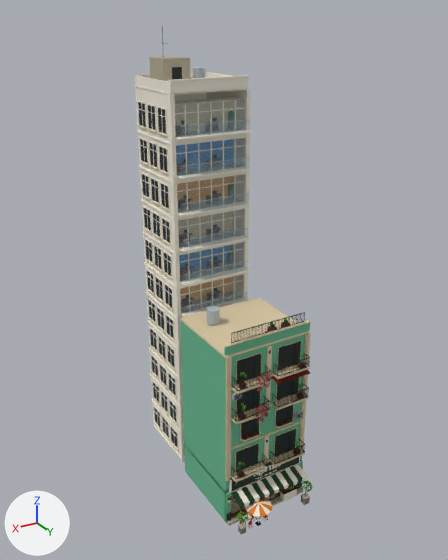
A saved change to the FBX model Assets/PhoViet/Art/Streets/PV_StreetShop01.fbx.
Before and after are seen from a camera (50 mm lens) standing at (26.3, 40.5, 41.9) and looking at (0.3, -2.9, 20.3). The axes (+X, +Y, +Z) are drawn at lower left. The lights are the same throughout. The older version comes first. Objects named as collision shapes, trigger or cutter boxes, shadow casters or lower levels of detail are left out. Where no turn or scale is listed for an object, it has been applied to the vertices. Vertices at exactly the same position are counted once.

The older version as bpy lines, for what is in view:
```python
me_pv_streetshop01_lod0 = bpy.data.meshes.new('PV_StreetShop01_LOD0')
me_pv_streetshop01_lod0.from_pydata(...)  # 26347 vertices, 19484 faces; spans x -4.2..4.2, y -12.5..6.8, z 0.0..41.0
# faces by material slot: [19459, 25]
me_pv_streetshop01_lod0.materials.append(mat_pv_streetatlas)  # picture img_pv_streetpalette_png
me_pv_streetshop01_lod0.materials.append(mat_pv_streetglass)  # cyan #99c4d6
ob_pv_streetshop01_lod0 = bpy.data.objects.new('PV_StreetShop01_LOD0', me_pv_streetshop01_lod0)
ob_pv_streetshop01_lod0.location = (0.0, 0.0, 0.0)
```
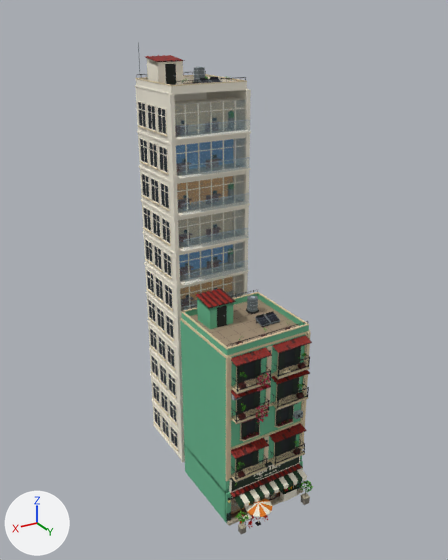
What differs and where, as boxes [x1, y1, x2, y2] in the pictures (448 x 560 px; the box of a moved part takes in the faces that stretch with it):
```json
{"object": "PV_StreetShop01_LOD0", "change": "reshaped", "before": [135, 28, 313, 534], "after": [135, 42, 313, 534]}
{"part": 1, "of": "me_pv_streetshop01_lod0", "change": "moved or reshaped", "before": [149, 56, 191, 82], "on screen": "not visible afterwards"}
{"part": 2, "of": "me_pv_streetshop01_lod0", "change": "deleted", "before": [137, 28, 311, 479]}
{"part": 3, "of": "me_pv_streetshop01_lod0", "change": "built on", "before": [224, 323, 311, 482], "after": [181, 289, 312, 498]}
{"part": 4, "of": "me_pv_streetshop01_lod0", "change": "cut back", "before": [135, 67, 232, 93], "after": [135, 42, 247, 93]}
{"part": 5, "of": "me_pv_streetshop01_lod0", "change": "surface changed", "after": [236, 357, 310, 475]}
```

Edits to the scene script, one JSON object a line:
```json
{"block": "me_pv_streetshop01_lod0", "where": "# used by ob_pv_streetshop01_lod0; location = (0.0, 0.0, 0.0)"}
{"op": "remove", "block": "me_pv_streetshop01_lod0", "code": "me_pv_streetshop01_lod0.from_pydata(...)  # 26347 vertices, 19484 faces; spans x -4.2..4.2, y -12.5..6.8, z 0.0..41.0"}
{"op": "add", "block": "me_pv_streetshop01_lod0", "code": "me_pv_streetshop01_lod0.from_pydata(...)  # 29773 vertices, 20509 faces; spans x -4.2..4.2, y -12.5..6.8, z 0.0..39.7"}
{"block": "me_pv_streetshop01_lod0", "change": "me_pv_streetshop01_lod0 part 1: the loose piece of 8 vertices spanning x -0.1..2.5, y -11.7..-9.1, z 36.0..38.5 is scaled about its middle by (0.025, 0.025, 0.4), then moved by (2.4, 15.1, -31.7)"}
{"block": "me_pv_streetshop01_lod0", "change": "me_pv_streetshop01_lod0 part 2: 213 loose pieces with 1606 vertices, spanning x -4.2..4.2, y -12.5..4.9, z 5.2..41.0, are deleted"}
{"block": "me_pv_streetshop01_lod0", "change": "me_pv_streetshop01_lod0 part 3: 183 vertices moved within x -3.7..3.7, y 3.8..4.9, z 5.2..15.9; 1030 vertices removed from x -4.2..4.2, y 3.7..4.9, z 4.9..17.9; 4572 vertices added at x -4.1..4.1, y -3.9..4.9, z 3.1..19.6"}
{"block": "me_pv_streetshop01_lod0", "change": "me_pv_streetshop01_lod0 part 4: 41 vertices removed from x -3.6..3.6, y -12.5..-5.5, z 36.0..37.5; 1459 vertices added at x -3.6..3.6, y -12.5..-5.5, z 36.1..39.7"}
{"block": "me_pv_streetshop01_lod0", "change": "me_pv_streetshop01_lod0 part 5: 31 kept faces spanning x -3.8..3.7, y 4.7..4.8, z 5.2..15.1 get new texture (UV) coordinates"}
{"block": "me_pv_streetshop01_lod0", "change": "other edits to the shape of me_pv_streetshop01_lod0 do not show in these pictures"}
```
